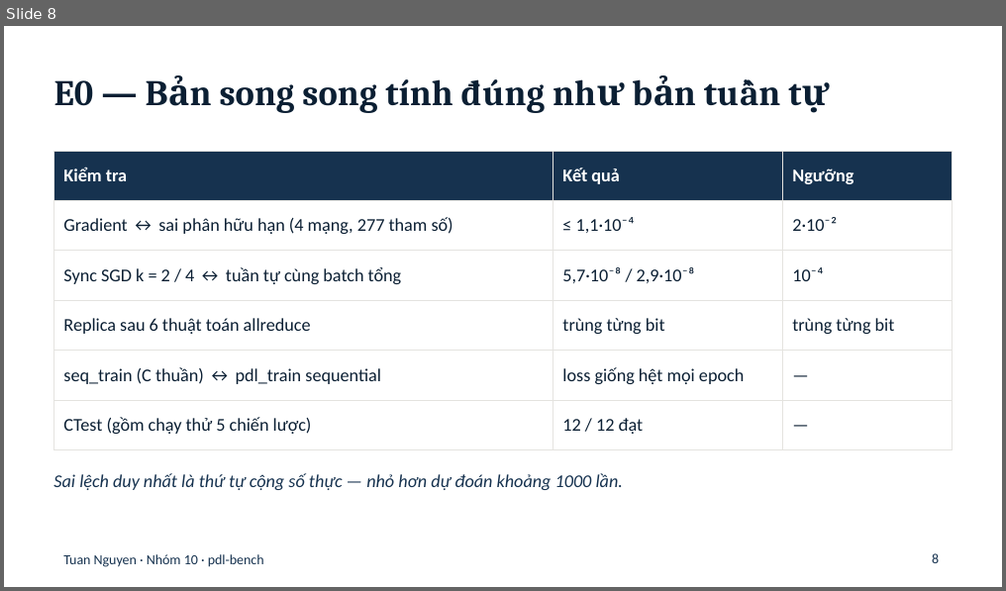
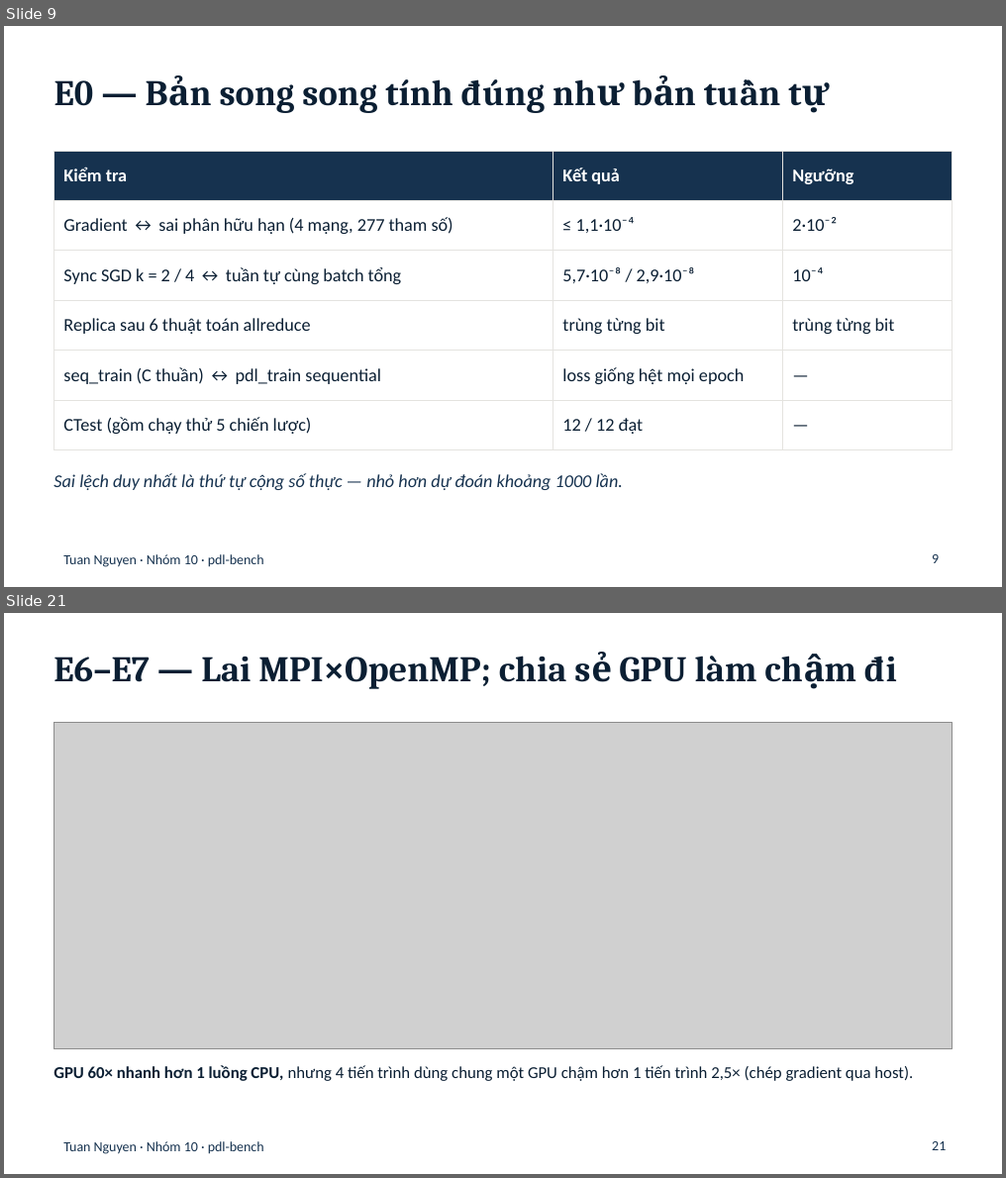
Before and after one commit to ducthinhh1002/High-Performance-Computing, a slide deck: tuannn/slides/tuannn-pdl-bench.pptx. Shown one above the other, each under a label of ours: slide 8 before the commit, slides 9 and 21 after it; the slides between them are not shown. The pictures are 1006x591 and 1006x1178 pixels, drawn with LibreOffice and Linux fonts; fonts in the diff are those of the drawing; grey boxes stand for pictures. Boxes give left, top, right and bottom in pixels: in the first picture for what was removed or moved away, otherwise in the second. Text is boxed around its words. In the diff, an @@ line names an element or a change of style, - is before the commit and + after.

```diff
--- a/tuannn/slides/tuannn-pdl-bench.pptx
+++ b/tuannn/slides/tuannn-pdl-bench.pptx
@@ slide 21 added at (4,613,1002,1174), background #FFFFFF; not listed: 1 template element that a slide beside it also shows @@
@@ title added at (54,656,897,689), 26 pt, text #0B1F33, bold @@
+E6–E7 — Lai MPI×OpenMP; chia sẻ GPU làm chậm đi
@@ picture added at (54,723,952,1049) @@
@@ text added at (54,1065,913,1081), 12 pt, text #0B1F33 @@
+GPU 60× nhanh hơn 1 luồng CPU, nhưng 4 tiến trình dùng chung một GPU chậm hơn 1 tiến trình 2,5× (chép gradient qua host).
@@ page number added at (932,1142,945,1151), 10 pt, text #16324F @@
+21
@@ what was slide 8 is now slide 9 @@
@@ page number at (932,555,939,564): text changed @@
-8
+9
```
Also in this commit, not shown: 11 slides changed, 8 other slides added.
